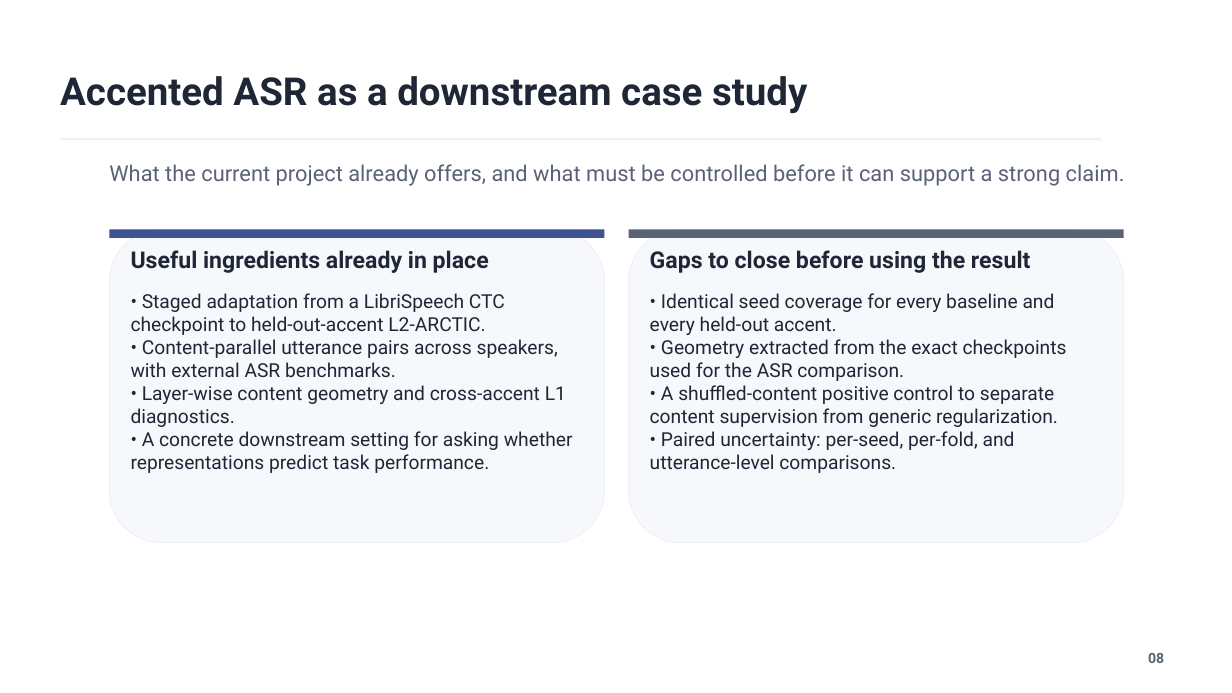
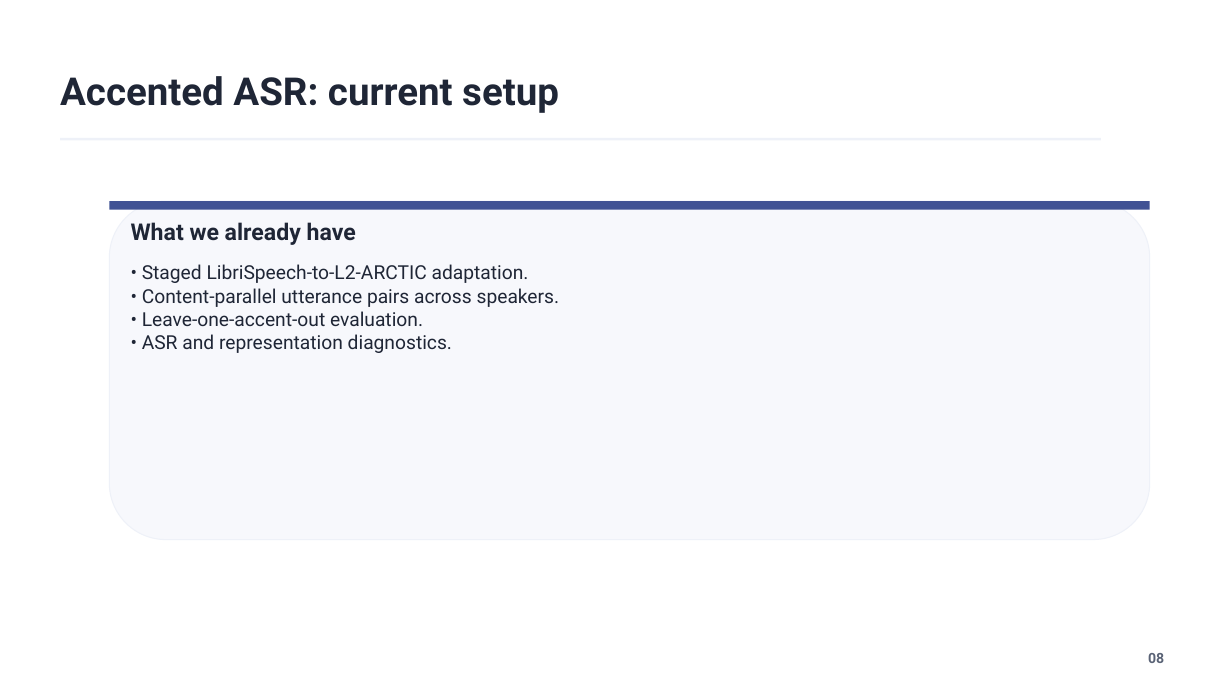
Before and after one commit to khaous-noureddine/Speech-Accent-Analysis, a slide deck: slide 7 of speech_pretraining_project_discussion_with_accented_speech.pptx. Drawn at 1232x693 pixels with LibreOffice and Linux fonts; fonts in the diff are those of the drawing. Boxes give left, top, right and bottom in pixels: in the first picture for what was removed or moved away, otherwise in the second. Text is boxed around its words. In the diff, an @@ line names an element or a change of style, - is before the commit and + after.

Commit message:
docs: condense accented ASR slides

```diff
--- a/speech_pretraining_project_discussion_with_accented_speech.pptx
+++ b/speech_pretraining_project_discussion_with_accented_speech.pptx
@@ text at (60,76,559,113): text changed @@
-Accented ASR as a downstream case study
+Accented ASR: current setup
@@ text removed at (109,164,1125,186) @@
-What the current project already offers, and what must be controlled before it can support a strong claim.
@@ rounded rectangle: place and size @@
-rounded rectangle at (109,229,604,543)
+rounded rectangle at (109,201,1150,540)
@@ rectangle added at (109,201,1150,210), fill #405294 @@
@@ rectangle removed at (109,229,604,238) @@
@@ text added at (131,222,356,245), 18 pt, text #1F2636, bold @@
+What we already have
@@ rounded rectangle removed at (628,229,1124,543) @@
@@ rectangle removed at (628,229,1124,238) @@
@@ text removed at (131,250,489,273) @@
-Useful ingredients already in place
@@ text at (142,264,560,353): text changed @@
-• Staged adaptation from a LibriSpeech CTC checkpoint to held-out-accent L2-ARCTIC.
-• Content-parallel utterance pairs across speakers, with external ASR benchmarks.
-• Layer-wise content geometry and cross-accent L1 diagnostics.
-• A concrete downstream setting for asking whether representations predict task performance.
+• Staged LibriSpeech-to-L2-ARCTIC adaptation.
+• Content-parallel utterance pairs across speakers.
+• Leave-one-accent-out evaluation.
+• ASR and representation diagnostics.
@@ text removed at (650,250,1030,273) @@
-Gaps to close before using the result
@@ text removed at (650,293,1067,473) @@
-• Identical seed coverage for every baseline and every held-out accent.
-• Geometry extracted from the exact checkpoints used for the ASR comparison.
-• A shuffled-content positive control to separate content supervision from generic regularization.
-• Paired uncertainty: per-seed, per-fold, and utterance-level comparisons.
```
Also in this commit, not shown: 1 other slide changed, 1 slide added, 1 slide removed.
